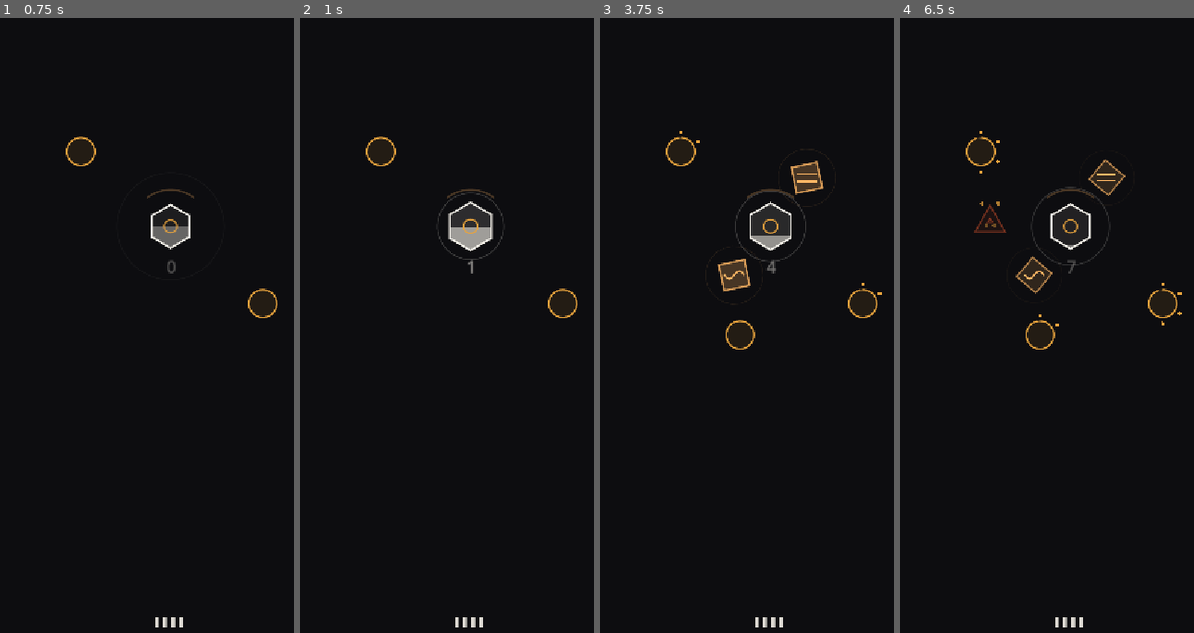
Above: before the commit, frames 1-4 (left to right).
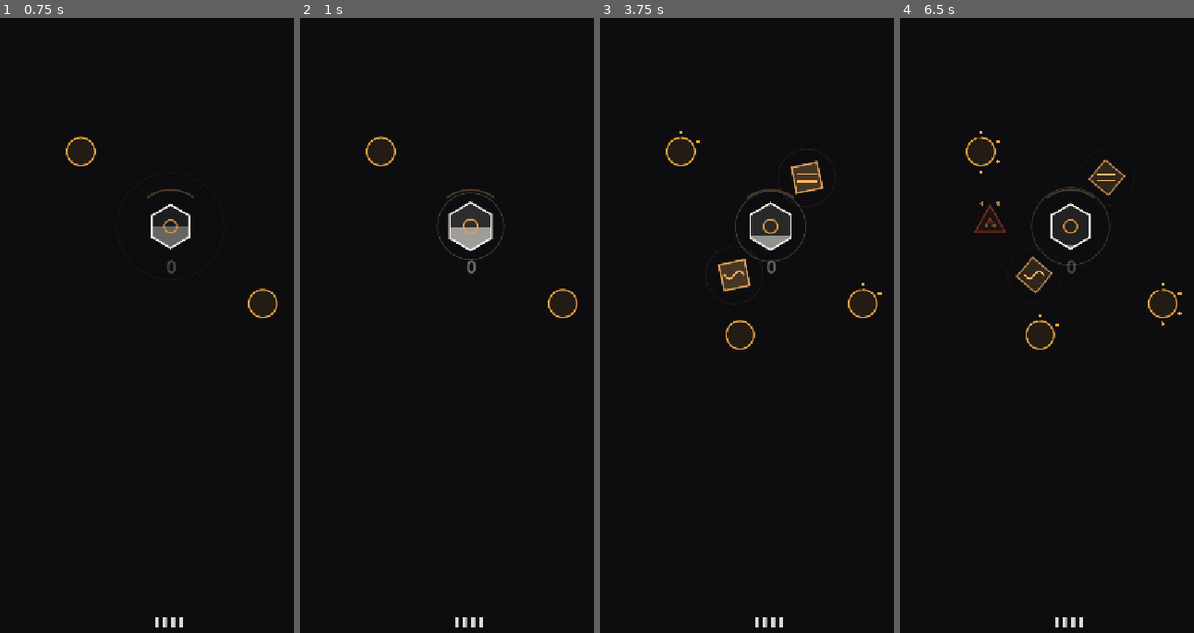
Above: after the commit, the same moments.

Repository: hamonraygames/vein
Game: Godot game, scene res://scenes/game.tscn
Same seed, same stepped clock (60 frames per second), same inputs: the game is played once before the commit and once after it.
Inputs (mouse positions are in pixels of both pictures, inside the frame that each line leads up to):
- Up to frame 1 (0.75 s): move the mouse to (246, 233) at 0.52 s; click (246, 233) at 0.67 s
- Up to frame 2 (1 s): no input
- Up to frame 3 (3.75 s): drag from (702, 307) to (752, 417) at 1.27 s; move the mouse to (805, 110) at 2.02 s; click (805, 110) at 2.17 s; drag from (752, 417) to (667, 159) at 2.77 s; move the mouse to (873, 380) at 3.52 s; click (873, 380) at 3.67 s
- Up to frame 4 (6.5 s): drag from (967, 159) to (1020, 85) at 4.27 s; move the mouse to (1088, 270) at 5.02 s; click (1088, 270) at 5.17 s; drag from (1020, 85) to (1002, 307) at 5.77 s

Frame 1 is identical in both runs. In frame 2, less than 0.1% of the frame differs, in the area x 56-60%, y 39-42%; in frame 3, less than 0.1%; in frame 4, less than 0.1%.

Commit message:
Make delivery pops drift from where they landed and drive a reactive score
Three playtest notes, all about the same popping-number feedback:

- The number always popped at the Heart's centre no matter which vein
  delivered it, so it couldn't be read back to the delivery that caused it.
  It now spawns at the point on the Heart's rim facing that specific vein
  (_vein_entry_point) and drifts outward along that same direction instead
  of always rising straight up — a delivery now visibly comes from, and
  moves away from, the vein that produced it.

- "Why doesn't +3 add three score?" — it didn't, because the HUD number was
  beats survived (Beat.index), entirely disconnected from the fuel-gain
  popups. Added a separate `score` that moves by exactly what pops: a "+3"
  is a +3 on the scoreboard, immediately. `beats` stays as the pure survival
  counter the probe and the death screen's "your heart beat N times" read.
  `best`/persisted-best now tracks `score` instead; bumped TUNING_VERSION
  since this changes what a score is worth, so old bests don't carry over
  as if comparable.

- Wrong-shape deliveries were completely silent (by design — WRONG_SHAPE_FUEL
  is ~0, and a numeric "+0" popup reads as a bug). That made a stale,
  off-demand connection look like free clutter with no reason to fix it.
  They now get a small muted "×" mark instead of total silence — visible,
  but explicitly not numeric and not score-costing, since charging fuel or
  score for it would resurrect the exact "working network worse than no
  network" bug WRONG_SHAPE_FUEL was already rewritten once to fix.

Co-Authored-By: Claude Sonnet 5 <noreply@anthropic.com>

Diff:
--- a/scripts/float_text.gd
+++ b/scripts/float_text.gd
@@ -3,6 +3,11 @@
 ## confirmation language applied to fuel gain: every delivery gets an
 ## immediate, legible "how much", not just a fuel line that rises too slowly
 ## to read as a consequence of the specific thing that just landed.
+##
+## Drifts outward along `dir` rather than always straight up — a delivery that
+## lands on the Heart's rim reads as coming FROM the Heart along that same
+## radius, not floating off in a fixed screen direction unrelated to where it
+## spawned.
 ##
 ## Self-contained and self-freeing, same pattern as BurstScene.
 
@@ -12,14 +17,16 @@
 var _text := ""
 var _col := Color.WHITE
 var _size := 16
+var _dir := Vector2.UP
 var _t := 0.0
 var _font: Font
 
 
-func spawn(text: String, at: Vector2, col: Color, size := 16) -> void:
+func spawn(text: String, at: Vector2, col: Color, size := 16, dir := Vector2.UP) -> void:
 	_text = text
 	_col = col
 	_size = size
+	_dir = dir if dir != Vector2.ZERO else Vector2.UP
 	_font = ThemeDB.fallback_font
 	position = at
 	z_index = 25
@@ -39,9 +46,9 @@
 	var t := _t / LIFE
 	# Ease-out: quick pop, slow drift — read as a jolt, not a gentle rise.
 	var eased := 1.0 - (1.0 - t) * (1.0 - t)
-	var y := -RISE * eased
+	var offset := _dir * RISE * eased
 	var col := _col
 	col.a = _col.a * (1.0 - t)
 	var w := _font.get_string_size(_text, HORIZONTAL_ALIGNMENT_LEFT, -1, _size).x
-	draw_string(_font, Vector2(-w * 0.5, y), _text,
+	draw_string(_font, offset - Vector2(w * 0.5, 0.0), _text,
 		HORIZONTAL_ALIGNMENT_LEFT, -1, _size, col)
--- a/scripts/game.gd
+++ b/scripts/game.gd
@@ -21,7 +21,7 @@
 ## Bump whenever tuning changes what a score is worth. A best set on an easier
 ## curve is not a target, it is a wall — the 1244 from the 0.008 appetite build
 ## was unreachable after the rebalance and would just read as broken.
-const TUNING_VERSION := 3
+const TUNING_VERSION := 4
 
 # --- Tuning. Everything the balance depends on lives here. -------------------
 const START_BUDGET := 4
@@ -303,8 +303,17 @@
 var fuel := START_FUEL
 var misses := 0
 var alive := false
-## Mirrors Beat.index. The score, and what the harnesses read.
+## Mirrors Beat.index. Survival time in heartbeats — what the harnesses read
+## and what the death screen's "your heart beat N times" reports. Not the
+## score; see `score` below.
 var beats := 0
+
+## The live score, shown in the HUD and compared against `best`. Reactive to
+## every popped number (see _pop_gain) rather than to survival alone — a
+## delivery that pops "+3" adds exactly 3 here, so the number on screen means
+## what it visibly did. Clamped at 0: a bad stretch can cost you ground, but a
+## displayed score dropping below zero would read as broken.
+var score := 0
 
 ## The number to beat. There is no winning in VEIN — every run ends — so the
 ## only thing that can pull a player back is their own last best.
@@ -541,6 +550,7 @@
 	fuel = START_FUEL
 	misses = 0
 	beats = 0
+	score = 0
 	ruptures = 0
 	dropped = 0
 	withered = 0
@@ -641,9 +651,12 @@
 	_end_dilation()
 
 	lifetime_beats += total
-	beat_best_this_run = total > best
+	# Best is tracked against `score`, not survival time — the two used to be the
+	# same number (beats), which is exactly what made a "+3" pop feel disconnected
+	# from anything: it never moved the number a player was actually chasing.
+	beat_best_this_run = score > best
 	if beat_best_this_run:
-		best = total
+		best = score
 	_store_save()
 
 	score_label.text = "Your heart beat %s times." % _commas(total)
@@ -1324,7 +1337,7 @@
 	_push_from_nodes()
 	for v in veins:
 		for kind in v.advance(delta):
-			_deliver(kind, v.sink())
+			_deliver(kind, v, v.sink())
 
 	# Driven every frame, not per-beat: a dying run's beats slow way down, and
 	# the mix must keep evolving smoothly through that instead of freezing
@@ -1515,7 +1528,7 @@
 				v.note_blocked()
 
 
-func _deliver(kind: int, to: VNode) -> void:
+func _deliver(kind: int, v: Vein, to: VNode) -> void:
 	if to == null:
 		return
 	if to.kind == VNode.Kind.HEART:
@@ -1526,12 +1539,15 @@
 			if OS.has_feature("mobile"):
 				Input.vibrate_handheld(120)
 		var gain := float(FUEL_BY_RES.get(kind, 1.0))
-		if kind != demand and kind != VNode.Res.VOID:
-			# Wrong shape is wasted, not damaging — so no hurt cue. It gets a
-			# flat, dull "wrong note" via swallow() instead: you hear that it
-			# landed and gave you nothing. A RESERVOIR mutation drops this to
-			# zero — more banked fuel, but no safety net at all if you are
-			# caught unprepared.
+		var off_demand := kind != demand and kind != VNode.Res.VOID
+		if off_demand:
+			# Wrong shape is wasted, not damaging — so no hurt cue and no fuel
+			# penalty. It gets a flat, dull "wrong note" via swallow() instead:
+			# you hear that it landed and gave you nothing. A RESERVOIR mutation
+			# drops this to zero — more banked fuel, but no safety net at all if
+			# you are caught unprepared. It still gets a visible (not numeric,
+			# not score-costing) alarm below — see _pop_gain — so a stale
+			# network reads as something to go fix, not free clutter to ignore.
 			gain = _mut_wrong_shape_fuel
 			wasted += 1
 			combo = 0
@@ -1545,21 +1561,55 @@
 			poisoned += 1
 			if OS.has_feature("mobile"):
 				Input.vibrate_handheld(90)
-		_pop_gain(kind, gain, to.position)
+		var entry := _vein_entry_point(v, to)
+		var out_dir := entry - to.position
+		out_dir = out_dir.normalized() if out_dir.length() > 0.001 else Vector2.UP
+		_pop_gain(kind, gain, entry, out_dir, off_demand)
 	elif not to.take(kind):
 		dropped += 1
+
+
+## Where a delivered item visibly crossed into `to` — the point on its rim
+## facing back along the vein it just travelled, not the node's centre.
+## Every vein converges on the same centre point, so a pop anchored there
+## couldn't be read back to the delivery that caused it; anchoring it to the
+## vein's own approach direction ties the number to the actual blood that
+## just arrived.
+func _vein_entry_point(v: Vein, to: VNode) -> Vector2:
+	var near := v.sample(0.9)
+	var approach := to.position - near
+	if approach.length() < 0.001:
+		return to.position
+	return to.position - approach.normalized() * to.radius()
 
 
 ## The Notcoin/Hamster-Kombat confirmation: a number pops out of the Heart
 ## and fades, right where the value actually landed, instead of only ever
 ## showing up as a fuel line that rose too gradually to read as "that
-## delivery was worth more than the last one." Skipped for near-zero
-## wrong-shape drops (WRONG_SHAPE_FUEL is ~0 by design) — a "+0" popup would
-## read as a bug, not as the intended "this was worthless" silence.
-func _pop_gain(kind: int, gain: float, at: Vector2) -> void:
+## delivery was worth more than the last one." The score moves by exactly
+## what pops — a "+3" here is a +3 there, not a disconnected fuel readout.
+##
+## Wrong-shape drops (off_demand) are worth ~0 fuel by design (see
+## WRONG_SHAPE_FUEL) — a numeric "+0" would read as a bug, and charging the
+## score for them would resurrect the exact failure the WRONG_SHAPE_FUEL
+## rewrite fixed (a working network becoming worse than no network). They
+## still get a small, muted, non-numeric mark instead of total silence: proof
+## that the delivery landed and did nothing, so a stale network reads as
+## something to go re-plumb, not free clutter to leave connected forever.
+func _pop_gain(kind: int, gain: float, at: Vector2, out_dir: Vector2, off_demand := false) -> void:
+	# Jitter across the direction of drift, not against it — a sideways nudge
+	# reads as "the same arrival, imprecisely placed"; a nudge along `out_dir`
+	# would just look like a longer or shorter drift.
+	var jitter := out_dir.rotated(PI * 0.5) * rng.randf_range(-6.0, 6.0)
+	if off_demand:
+		var mark: Node2D = FloatTextScene.new()
+		vein_layer.add_child(mark)
+		mark.spawn("×", at + jitter, Palette.VEIN_STRAINED, 13, out_dir)
+		return
 	if absf(gain) < 0.5:
 		return
 	var rounded := roundi(gain)
+	score = maxi(0, score + rounded)
 	var col: Color
 	var text: String
 	if kind == VNode.Res.VOID:
@@ -1570,8 +1620,7 @@
 		text = "+%d" % rounded
 	var pop: Node2D = FloatTextScene.new()
 	vein_layer.add_child(pop)
-	var jitter := Vector2(rng.randf_range(-8.0, 8.0), -6.0)
-	pop.spawn(text, at + jitter, col)
+	pop.spawn(text, at + jitter, col, 16, out_dir)
 
 
 # --- Input: one thumb, one verb ---------------------------------------------
--- a/scripts/score_hud.gd
+++ b/scripts/score_hud.gd
@@ -1,5 +1,6 @@
 extends Node2D
-## The live score: how many times your heart has beaten.
+## The live score: reactive to every popped delivery (game.gd's _pop_gain), not
+## just survival time — a "+3" pop is a +3 here, immediately.
 ##
 ## The doc's diegetic pillar bans HUD numbers, and this is a deliberate exception
 ## — without a visible score there is nothing to beat, and beating your own last
@@ -34,10 +35,10 @@
 
 	var col := Palette.HEART
 	col.a = 0.30 + _swell * 0.34
-	_centred(str(game.beats), origin, 26, col)
+	_centred(str(game.score), origin, 26, col)
 
 	# The number to beat, shown only while it is still ahead of you.
-	if game.best > 0 and game.beats < game.best:
+	if game.best > 0 and game.score < game.best:
 		var ghost := Palette.HEART
 		ghost.a = 0.16
 		_centred(str(game.best), origin + Vector2(0.0, 22.0), 14, ghost)
